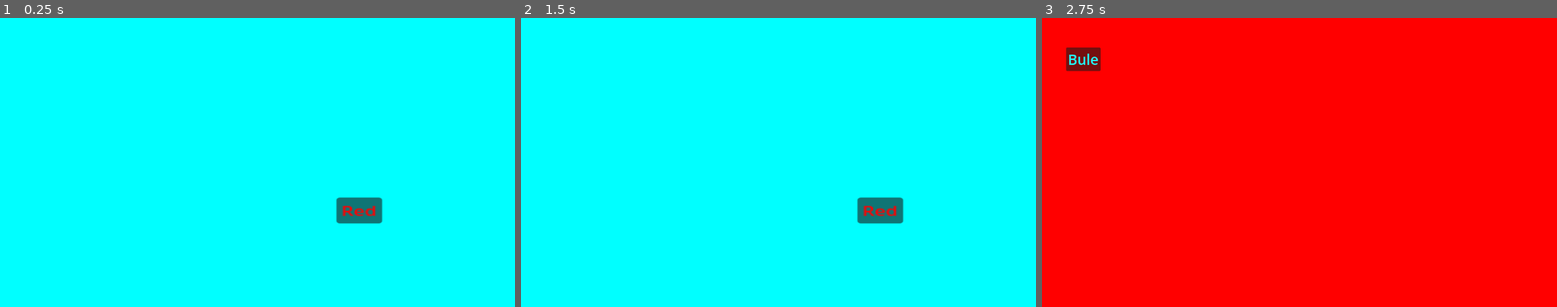
Above: before the commit, frames 1-3 (left to right).
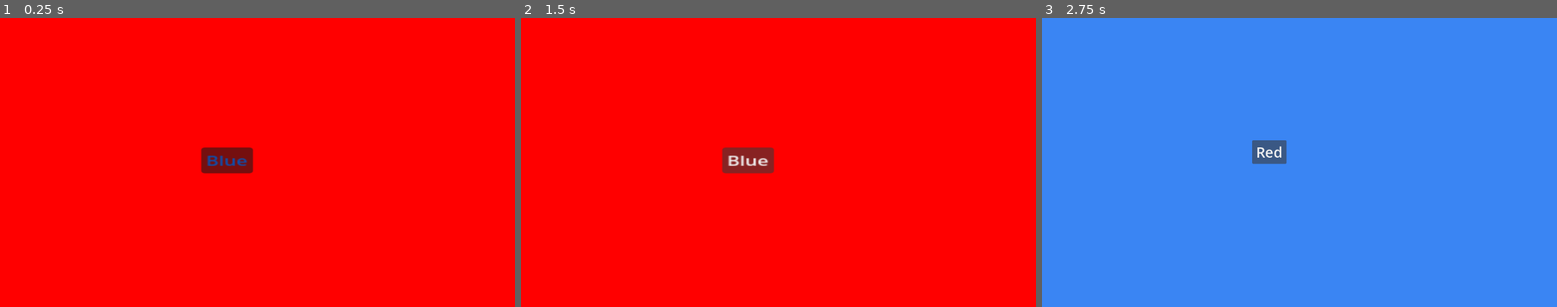
Above: after the commit, the same moments.

Repository: arjunrajendran24/Test-
Game: Godot game, scene res://scene/bule.tscn
Two runs of this game, one before a commit and one after it. Both use one fixed random seed, a clock stepped at 60 frames per second and the inputs below.
Inputs:
- Up to frame 1 (0.25 s): no input
- Up to frame 2 (1.5 s): click "Red" (after the commit: "Blue") at 0.5 s; click "Bule" (after the commit: "Red") at 1.25 s
- Up to frame 3 (2.75 s): click "Red" (after the commit: "Blue") at 2 s

The runs differ from the first frame. In frame 1, 100% of the frame differs, in the area x 0-100%, y 0-100%; in frame 2, 100%; in frame 3, 100%.

Commit message:
branchcommit

Diff:
--- a/scene/bule.tscn
+++ b/scene/bule.tscn
@@ -21,17 +21,18 @@
 grow_horizontal = 2
 grow_vertical = 2
 scale = Vector2(276.52356, 322.4941)
-color = Color(0, 1, 1, 1)
+color = Color(1, 0, 0, 1)
 
 [node name="Button" type="Button" parent="Control"]
 layout_mode = 0
-offset_left = 959.3979
-offset_top = 544.33655
-offset_right = 997.3979
-offset_bottom = 575.33655
+offset_left = 632.7715
+offset_top = 432.70316
+offset_right = 670.7715
+offset_bottom = 463.70316
 scale = Vector2(2.8976083, 1.8463438)
-theme_override_colors/font_color = Color(1, 0, 0, 1)
-text = "Red"
+theme_override_colors/font_color = Color(0.045853555, 0.3116334, 0.6886754, 1)
+text = "Blue
+"
 script = ExtResource("1_saax1")
 
 [connection signal="pressed" from="Control/Button" to="Control/Button" method="_on_pressed"]
--- a/scene/bulepage.tscn
+++ b/scene/bulepage.tscn
@@ -23,17 +23,17 @@
 grow_vertical = 2
 rotation = 0.0043463213
 scale = Vector2(1.9023079, 4.661801)
-color = Color(1, 0, 0, 1)
+color = Color(0.22911876, 0.52280194, 0.95372313, 1)
 
 [node name="Button" type="Button" parent="Control"]
 layout_mode = 0
-offset_left = 54.0
-offset_top = 66.0
-offset_right = 131.0
-offset_bottom = 119.0
-theme_override_colors/font_color = Color(0.12156863, 1, 1, 1)
+offset_left = 470.0
+offset_top = 274.0
+offset_right = 547.0
+offset_bottom = 327.0
+theme_override_colors/font_color = Color(1, 0, 0, 1)
 theme_override_font_sizes/font_size = 32
-text = "Bule
+text = "Red
 "
 script = ExtResource("1_tkfsl")
 
--- a/scene/redbutton.gd
+++ b/scene/redbutton.gd
@@ -4,4 +4,5 @@
 
 func _on_red_button_pressed():
 	print("clicked the button ")
+	print("..")
 	get_tree().change_scene_to_file("res://scene/bulepage.tscn")
